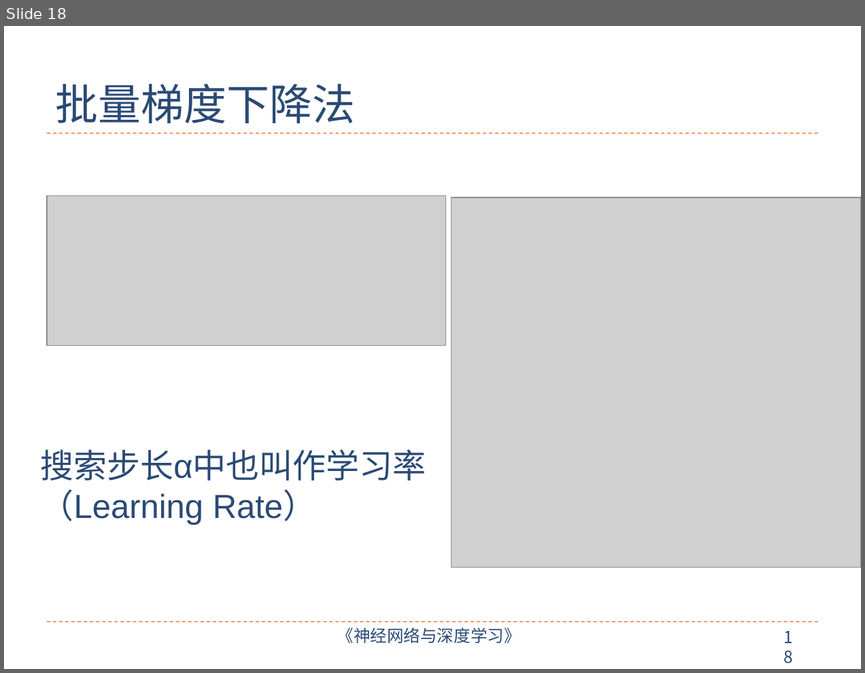
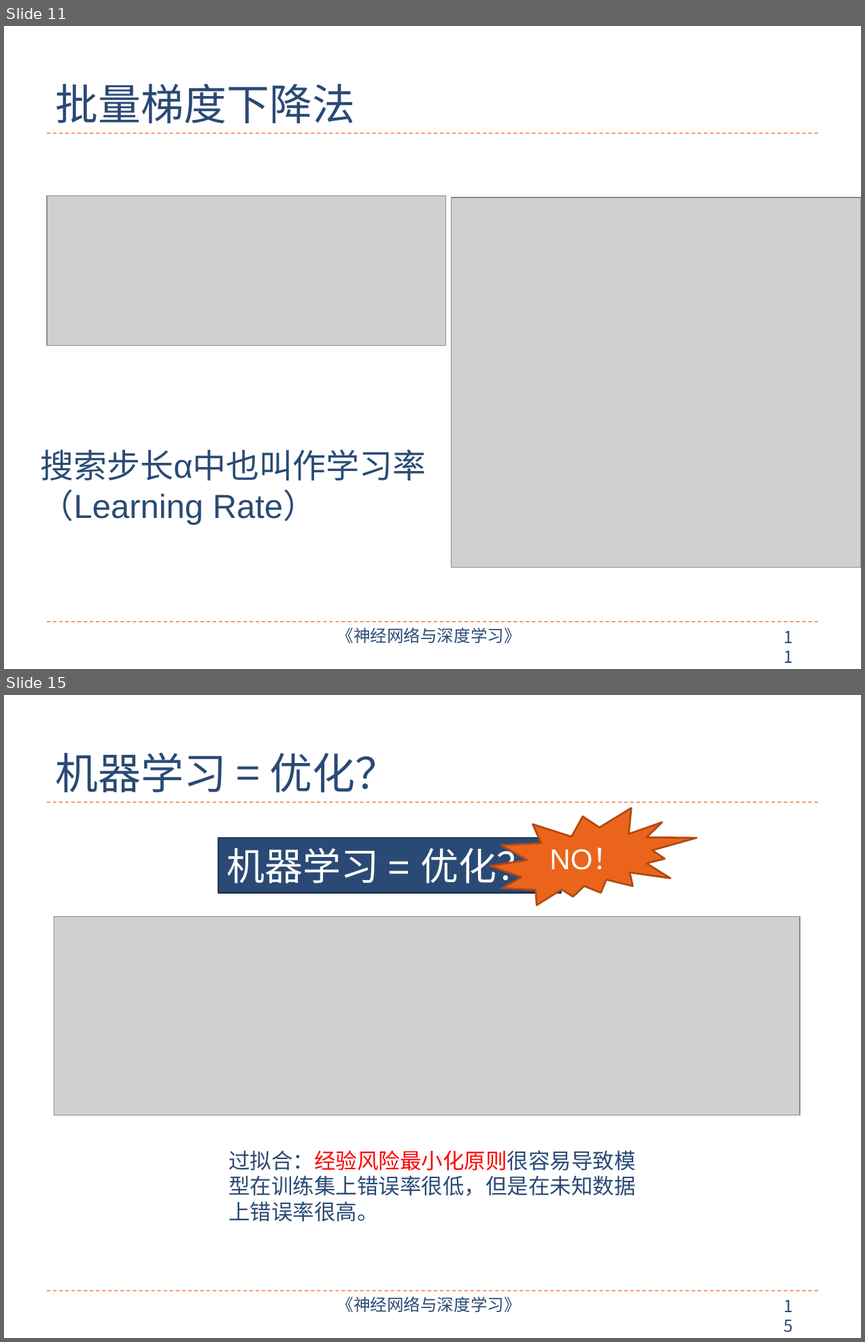
Before and after one commit to nndl/nndl.github.io, a slide deck: ppt/chap-机器学习概述.pptx. Shown one above the other, each under a label of ours: slide 18 before the commit, slides 11 and 15 after it; the slides between them are not shown. The pictures are 865x673 and 865x1342 pixels, drawn with LibreOffice and Linux fonts; fonts in the diff are those of the drawing; grey boxes stand for pictures. Boxes give left, top, right and bottom in pixels: in the first picture for what was removed or moved away, otherwise in the second. Text is boxed around its words. In the diff, an @@ line names an element or a change of style, - is before the commit and + after.

```diff
--- a/ppt/chap-机器学习概述.pptx
+++ b/ppt/chap-机器学习概述.pptx
@@ slide 15 added at <box>4,695,861,1338</box>, background #FFFFFF; not listed: 4 template elements that a slide beside it also shows @@
@@ title added at <box>56,752,398,792</box>, 36 pt, text #2A4A75 @@
+机器学习 = 优化？
@@ irregular seal added at <box>490,808,697,905</box>, fill #EB641B, outline #AE4A14 1.5 pt, 24 pt, text #FFFFFF @@
+NO！
@@ rectangle added at <box>218,838,561,893</box>, fill #2A4A75, outline #1F3757 1.5 pt, 32 pt, text #FFFFFF @@
+机器学习 = 优化？
@@ picture added at <box>54,916,799,1115</box> @@
@@ text added at <box>228,1150,636,1221</box>, 18 pt, text #2A4A75 @@
+过拟合：经验风险最小化原则很容易导致模型在训练集上错误率很低，但是在未知数据上错误率很高。
@@ what was slide 18 is now slide 11 @@
@@ page number at <box>775,622,810,652</box>: text changed @@
-18
+11
```
Also in this commit, not shown: 11 slides changed, 13 other slides added, 5 slides removed, 5 other files.
